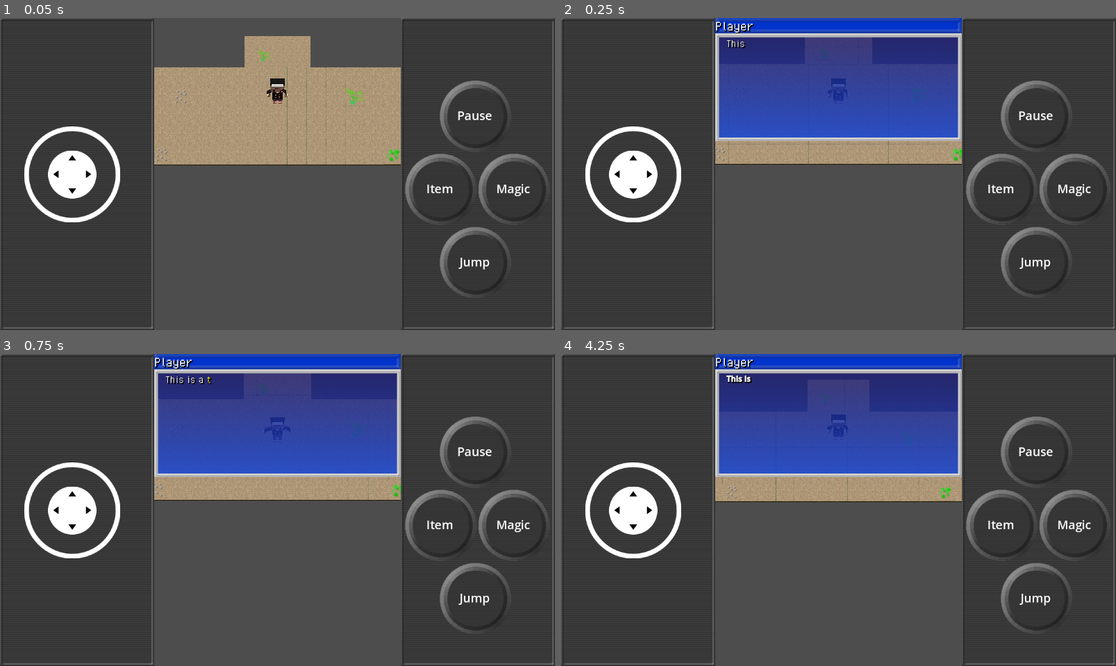
Above: before the commit, frames 1-4 (two rows, left to right).
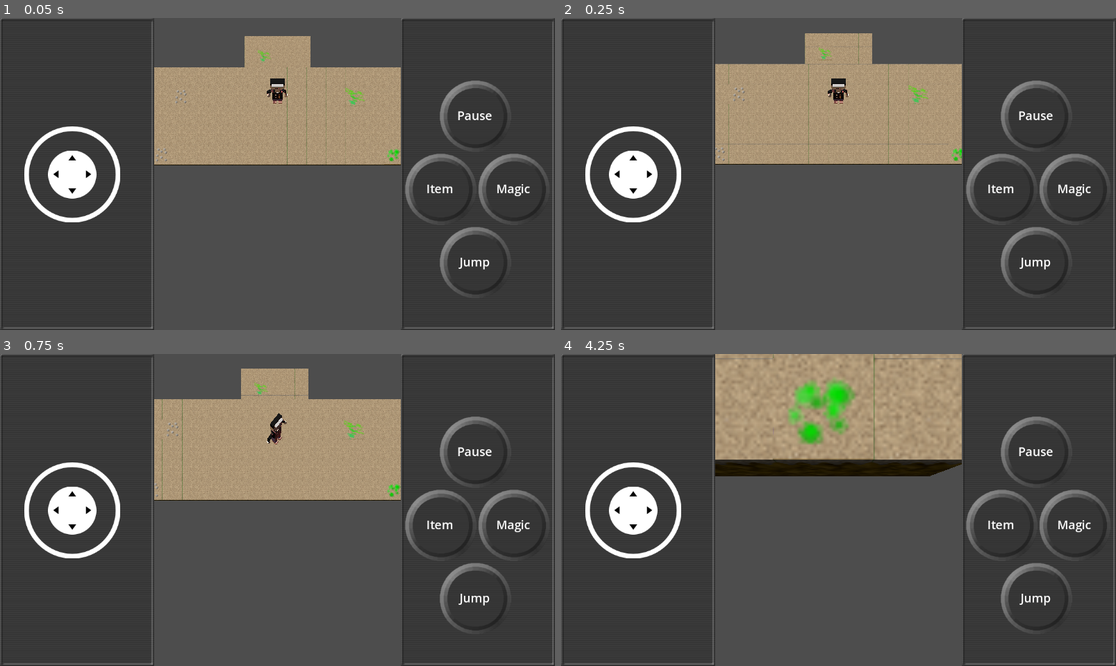
Above: after the commit, the same moments.

Repository: davididev/DavidiClanZappers
Game: Godot game, scene res://Scenes/Game1/TestScene.tscn
The game is run twice, just before and just after one commit, with the same random seed, the same clock (stepped at 60 frames per second) and the same inputs. The project has no main scene, so this scene is started directly.
Inputs (mouse positions are in pixels of both pictures, inside the frame that each line leads up to):
- Up to frame 1 (0.05 s): no input
- Up to frame 2 (0.25 s): no input
- Up to frame 3 (0.75 s): move the mouse to (399, 494) at 0.52 s; hold Right (move_right) from 0.53 s (still down); hold Shift from 0.53 s (still down); click (399, 494) at 0.67 s
- Up to frame 4 (4.25 s): tap Space (jump) at 0.77, 3.77 s; release Right (move_right) at 1.25 s; release Shift at 1.25 s; drag from (727, 525) to (810, 572) at 1.27 s; move the mouse to (894, 441) at 2.02 s; hold Right (move_right) 2.03-2.75 s; hold Shift 2.03-2.75 s; drag from (810, 572) to (672, 463) at 2.77 s; move the mouse to (1005, 556) at 3.52 s; hold Left (move_left) from 3.53 s (still down); hold Shift from 3.53 s (still down)

Frame 1 is identical in both runs. In frame 2, 18% of the frame differs, in the area x 27-73%, y 0-40%; in frame 3, 18%; in frame 4, 21%, in the area x 27-73%, y 0-48%.

Commit message:
took out test dialogue

Diff:
--- a/Scenes/Game1/temp.gd
+++ b/Scenes/Game1/temp.gd
@@ -4,8 +4,9 @@
 
 # Called when the node enters the scene tree for the first time.
 func _ready() -> void:
-	await get_tree().create_timer(0.1).timeout;
-	DialogueHandler.Instance.StartDialogue(TestDialogue);
+	pass;
+	#await get_tree().create_timer(0.1).timeout;
+	#DialogueHandler.Instance.StartDialogue(TestDialogue);
 
 
 # Called every frame. 'delta' is the elapsed time since the previous frame.
Not shown, added: Scenes/Game1/Tes7FF3.tmp
